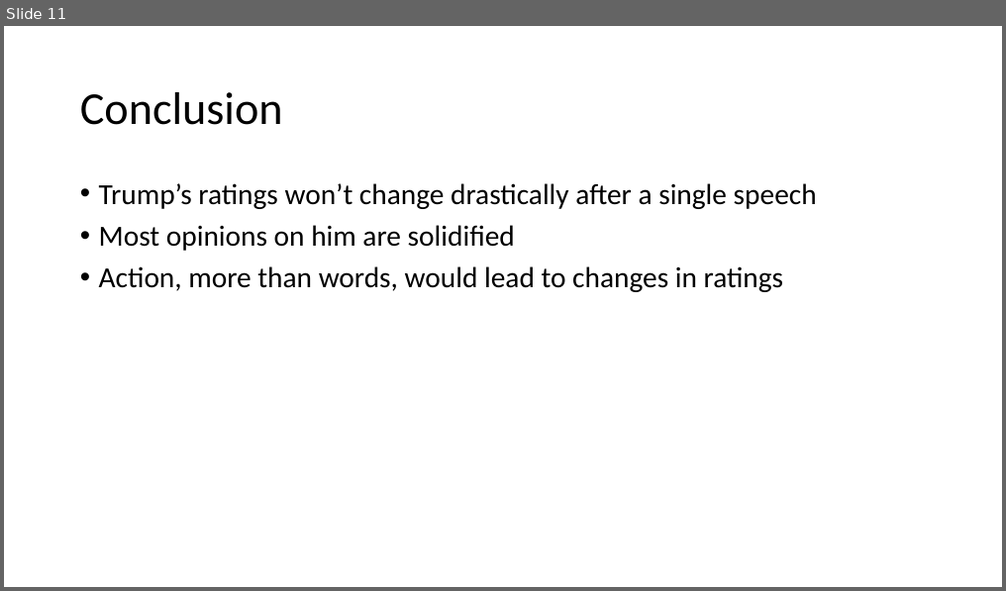
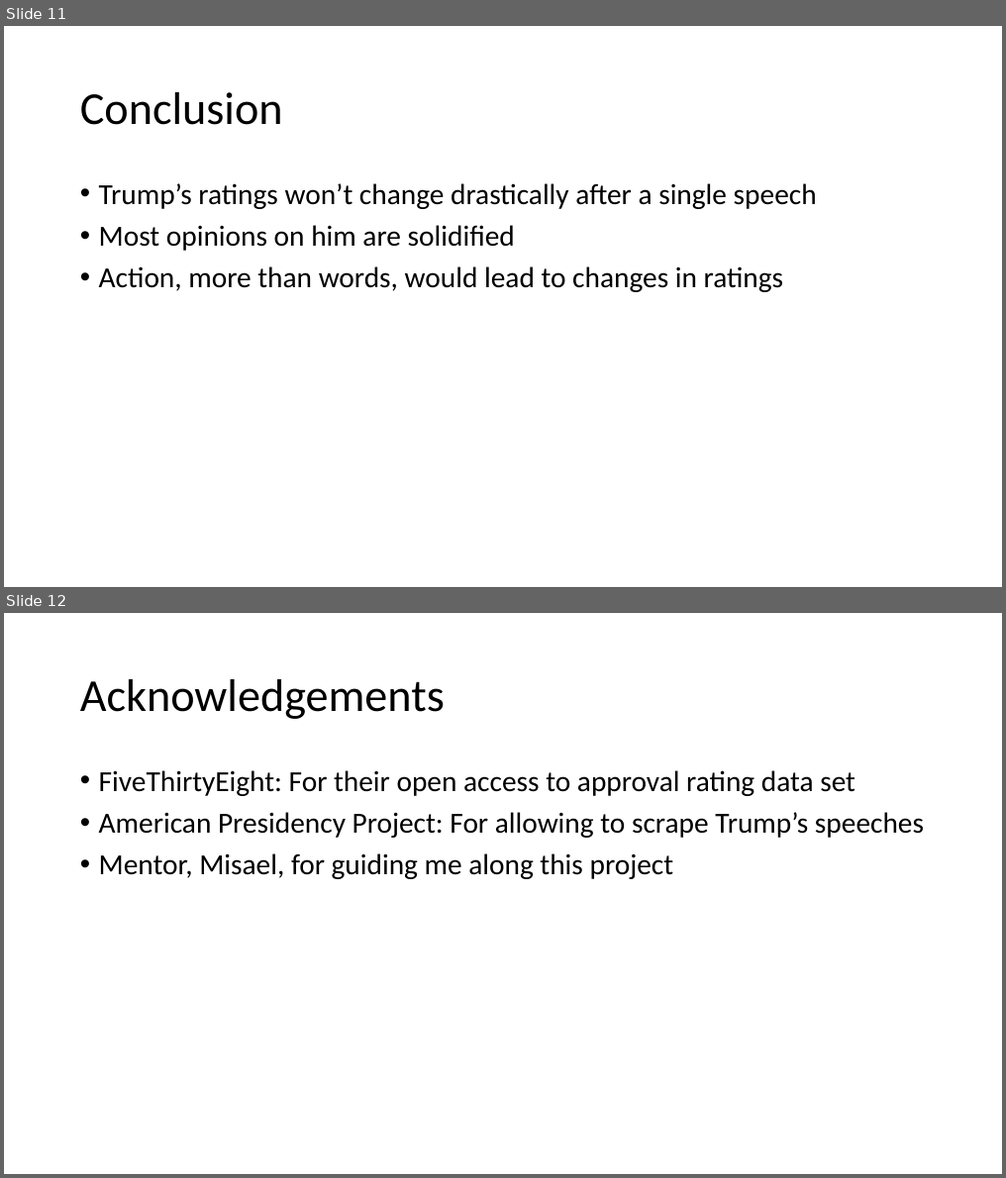
Before and after one commit to brianp1/Trump_Speeches, a slide deck: Trump Presentation Slide Deck.pptx. Shown one above the other, each under a label of ours: slide 11 before the commit, slides 11 and 12 after it. The pictures are 1006x591 and 1006x1178 pixels, drawn with LibreOffice and Linux fonts; fonts in the diff are those of the drawing. Boxes give left, top, right and bottom in pixels: in the first picture for what was removed or moved away, otherwise in the second. Text is boxed around its words. In the diff, an @@ line names an element or a change of style, - is before the commit and + after.

Commit message:
Added slide

```diff
--- a/Trump Presentation Slide Deck.pptx
+++ b/Trump Presentation Slide Deck.pptx
@@ slide 12 added at box(4, 613, 1002, 1174), background #FFFFFF @@
@@ title added at box(80, 679, 445, 719), 44 pt, text #000000 @@
+Acknowledgements
@@ text added at box(99, 770, 924, 879), 28 pt, text #000000 @@
+• FiveThirtyEight: For their open access to approval rating data set
+• American Presidency Project: For allowing to scrape Trump’s speeches
+• Mentor, Misael, for guiding me along this project
```
